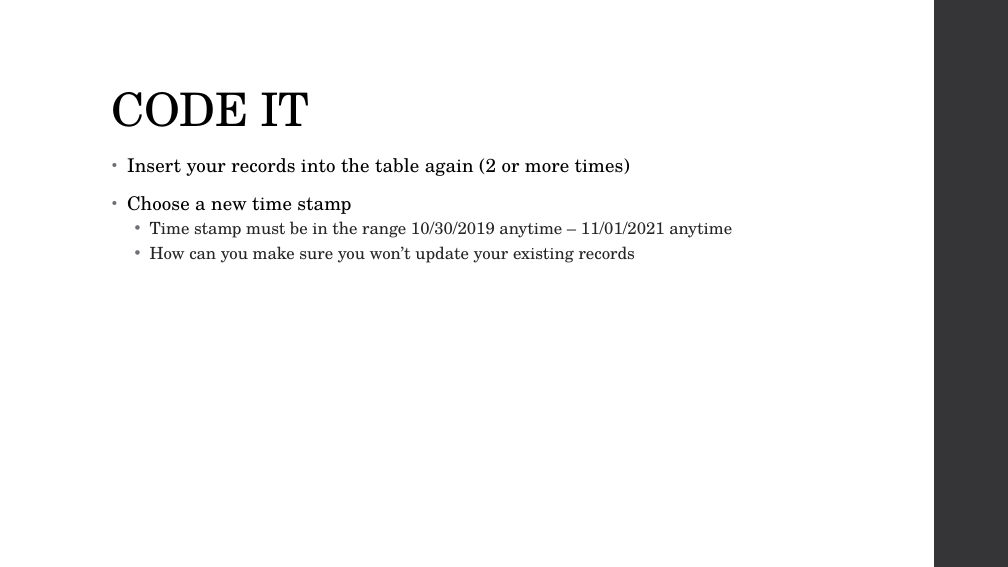
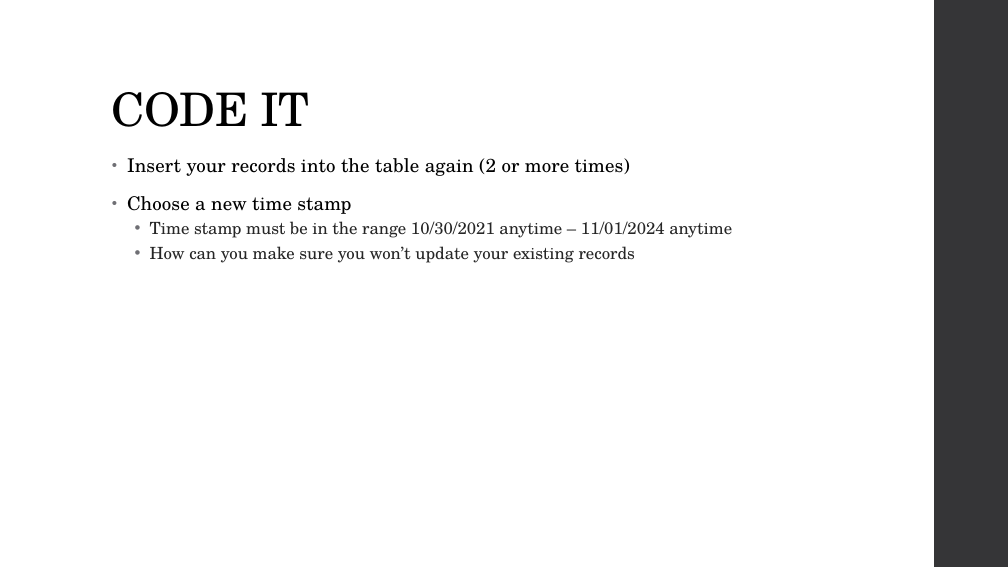
Before and after one commit to MGIS-UMN/GIS5577_week3, a slide deck: slide 26 of Database_Management.odp. Drawn at 1008x567 pixels with LibreOffice and Linux fonts; fonts in the diff are those of the drawing. Boxes give left, top, right and bottom in pixels: in the first picture for what was removed or moved away, otherwise in the second. Text is boxed around its words. In the diff, an @@ line names an element or a change of style, - is before the commit and + after.

```diff
--- a/Database_Management.odp
+++ b/Database_Management.odp
@@ text at bbox=[150, 221, 732, 238]: text changed @@
-  • Time stamp must be in the range 10/30/2019 anytime – 11/01/2021 anytime
+  • Time stamp must be in the range 10/30/2021 anytime – 11/01/2024 anytime
```
Also in this commit, not shown: 12 other slides changed.
